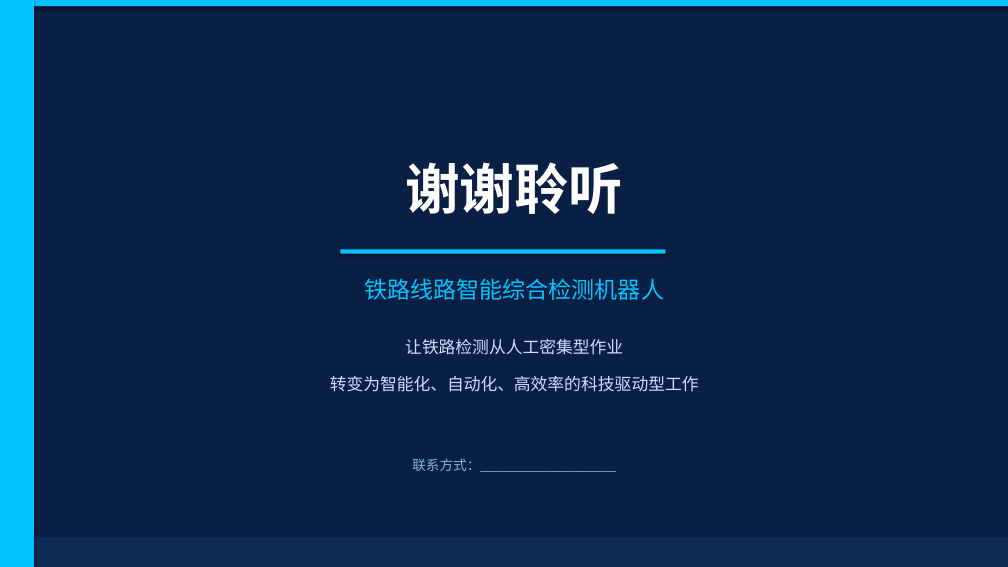
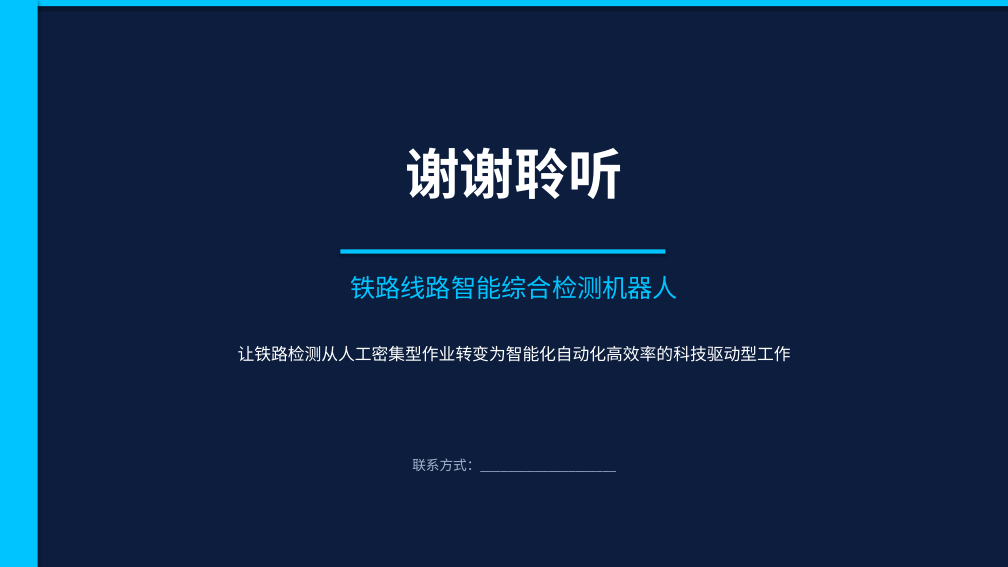
Before and after one commit to gao66683366-lab/workspace, a slide deck: slide 28 of 铁路线路智能综合检测机器人/20260306_技术文档/铁路线路智能综合检测机器人_技术汇报.pptx (slide 31 before the commit). Drawn at 1008x567 pixels with LibreOffice and Linux fonts; fonts in the diff are those of the drawing. Boxes give left, top, right and bottom in pixels: in the first picture for what was removed or moved away, otherwise in the second. Text is boxed around its words. In the diff, an @@ line names an element or a change of style, - is before the commit and + after.

Commit message:
feat: 升级PPT为科技蓝风格V3，28页，优化排版和配色

```diff
--- a/铁路线路智能综合检测机器人/20260306_技术文档/铁路线路智能综合检测机器人_技术汇报.pptx
+++ b/铁路线路智能综合检测机器人/20260306_技术文档/铁路线路智能综合检测机器人_技术汇报.pptx
@@ rectangle: place and size @@
-rectangle at (0, 0, 34, 567)
+rectangle at (0, 0, 38, 567)
@@ rectangle at (0, 0, 1008, 567): fill #0A1F44 to #0C1D3E @@
@@ text "谢谢聆听": place and size @@
-text "谢谢聆听" at (405, 162, 623, 214)
+text "谢谢聆听" at (405, 147, 623, 199)
@@ text "铁路线路智能综合检测机器人" at (350, 275, 678, 299): size 22 to 24 pt @@
@@ text at (238, 346, 791, 362): text changed; text colour #CCDDFF to #FFFFFF @@
-转变为智能化、自动化、高效率的科技驱动型工作
+让铁路检测从人工密集型作业转变为智能化自动化高效率的科技驱动型工作
@@ text removed at (405, 339, 623, 355) @@
-让铁路检测从人工密集型作业
@@ text "联系方式：____________________" at (412, 458, 616, 472): text colour #8AB4D8 to #A0B4CC @@
@@ rectangle removed at (0, 537, 1008, 567) @@
```
Also in this commit, not shown: 27 other slides changed, 3 slides removed.
